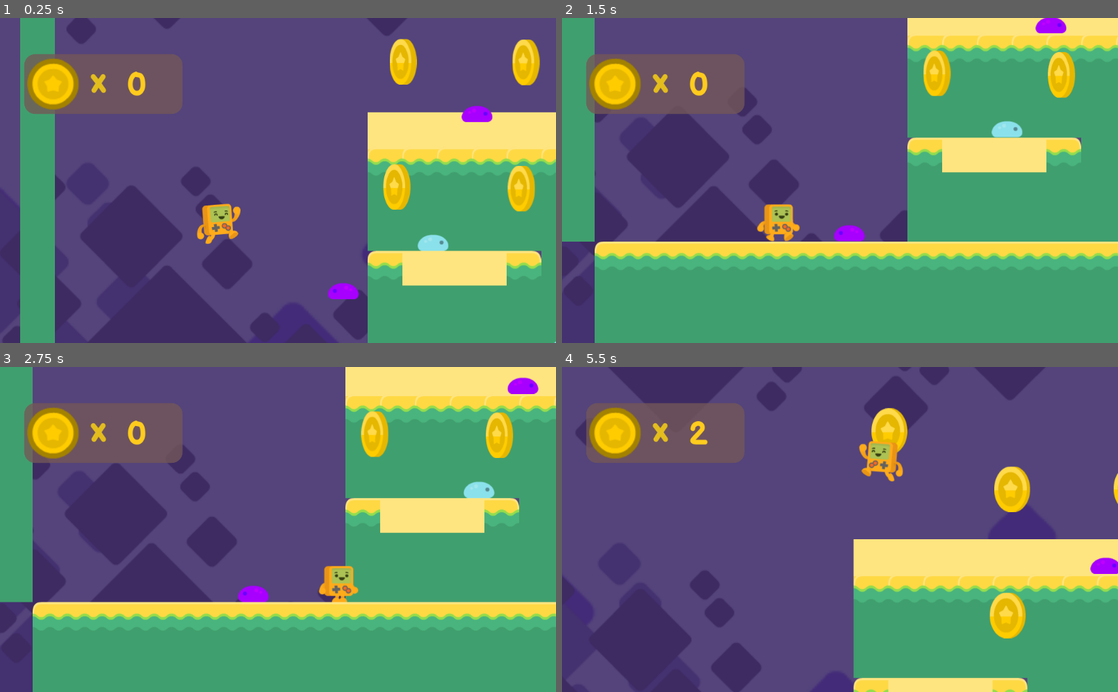
Above: before the commit, frames 1-4 (two rows, left to right).
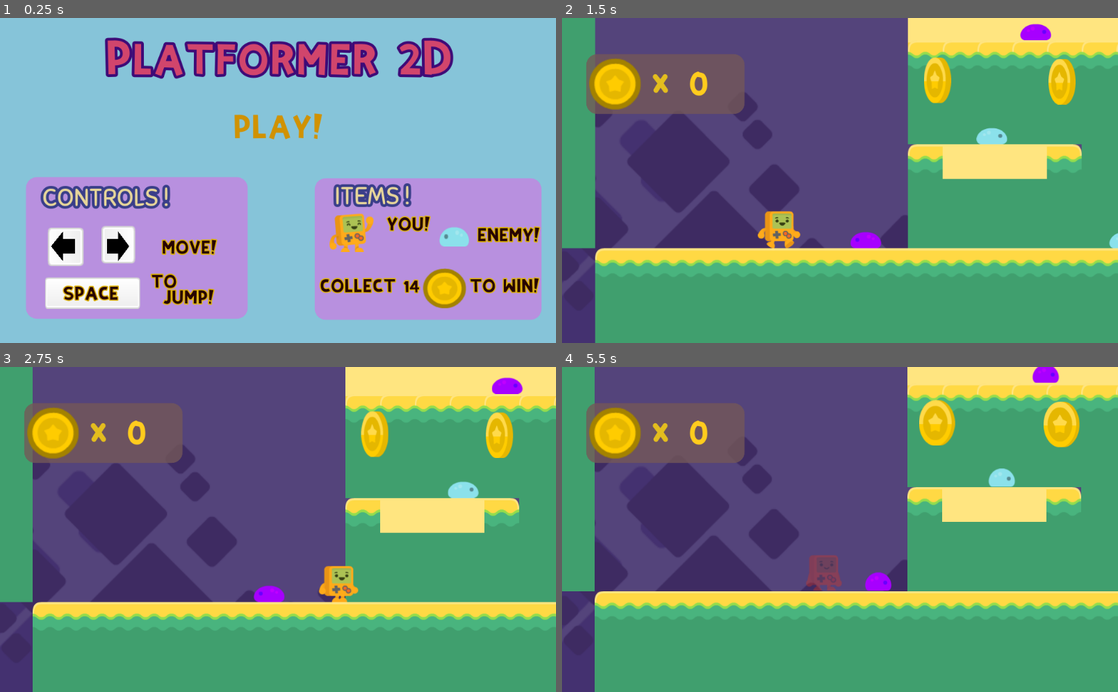
Above: after the commit, the same moments.

Repository: magic-peach/godot-2D-platformer
Game: Godot game, scene res://TitleMenu.tscn
Two runs of this game, one before a commit and one after it. Both use one fixed random seed, a clock stepped at 60 frames per second and the inputs below. Before the commit the project starts from res://Level1.tscn.
Inputs (mouse positions are in pixels of both pictures, inside the frame that each line leads up to):
- Up to frame 1 (0.25 s): no input
- Up to frame 2 (1.5 s): click (840, 131) at 0.5 s, where only the run after the commit has a clickable "PLAY!"; hold Right (right) from 1.28 s (still down)
- Up to frame 3 (2.75 s): keep holding Right (right); tap Up (up) at 1.52, 2.27 s
- Up to frame 4 (5.5 s): release Right (right) at 2.78 s; hold Left (left) 2.78-3.53 s; hold Right (right) 3.53-5.03 s; tap Up (up) at 3.77, 4.52, 5.27 s; hold Left (left) from 5.03 s (still down)

The runs differ from the first frame. In frame 1, 100% of the frame differs, in the area x 0-100%, y 0-100%; in frame 2, 12%; in frame 3, 0.9%; in frame 4, 61%.

Commit message:
play button

Diff:
--- /dev/null
+++ b/PlayButton.gd
@@ -0,0 +1,7 @@
+extends Button
+
+
+
+
+func _on_PlayButton_pressed():
+	get_tree().change_scene("res://Level1.tscn")
--- a/TitleMenu.tscn
+++ b/TitleMenu.tscn
@@ -8,6 +8,7 @@
 [ext_resource path="res://Assets/more fonts/Sniglet-Regular.ttf" type="DynamicFontData" id=6]
 [ext_resource path="res://Assets/UI/arrow-UP.png" type="Texture" id=7]
 [ext_resource path="res://Assets/UI/grey_button13.png" type="Texture" id=8]
+[ext_resource path="res://PlayButton.gd" type="Script" id=9]
 
 [sub_resource type="DynamicFont" id=1]
 size = 65
@@ -302,6 +303,8 @@
 custom_colors/font_color_pressed = Color( 0.643137, 0.45098, 0.592157, 1 )
 text = "PLAY!"
 flat = true
-__meta__ = {
-"_edit_use_anchors_": false
-}
+script = ExtResource( 9 )
+__meta__ = {
+"_edit_use_anchors_": false
+}
+[connection signal="pressed" from="PlayButton" to="PlayButton" method="_on_PlayButton_pressed"]
--- a/project.godot
+++ b/project.godot
@@ -16,7 +16,7 @@
 [application]
 
 config/name="Platformer"
-run/main_scene="res://Level1.tscn"
+run/main_scene="res://TitleMenu.tscn"
 config/icon="res://icon.png"
 
 [input]
Not shown: 1 places in TitleMenu.tscn that only renumber resources
